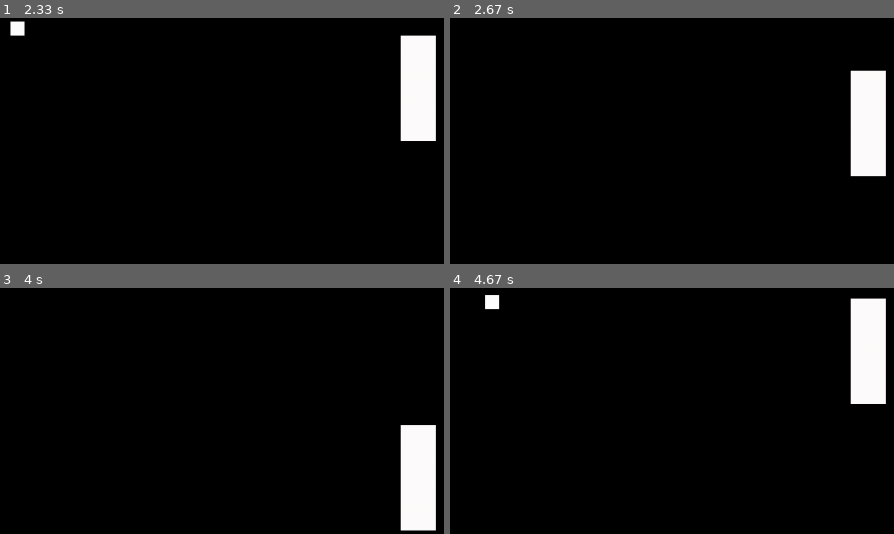
Above: before the commit, frames 1-4 (two rows, left to right).
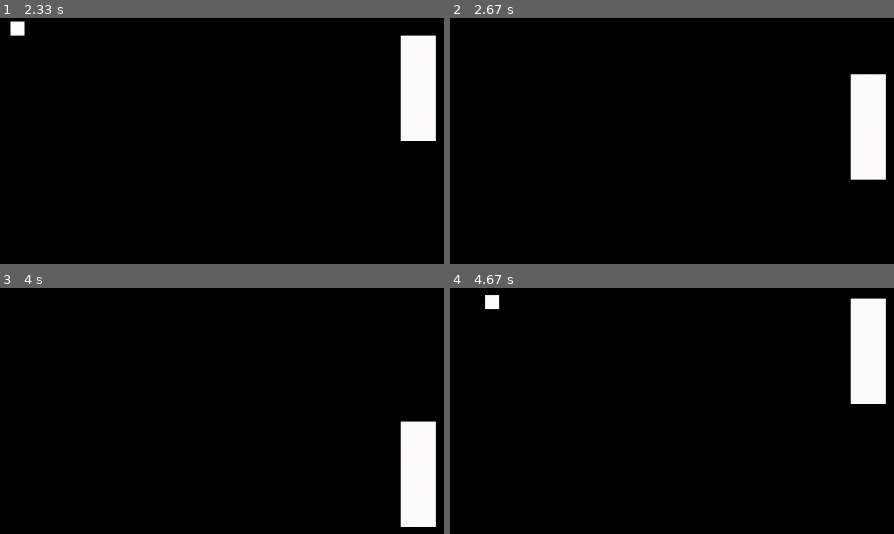
Above: after the commit, the same moments.

Repository: thais-bm/LPC--2024
Game: pygame game, started from atividade003/mypongpygame.py
Same seed, same stepped clock (60 frames per second), same inputs: the game is played once before the commit and once after it.
Inputs:
- Up to frame 1 (2.33 s): hold Up 0.33-0.8 s; hold Down 0.83-1.13 s; hold Up 1.17-1.53 s; hold Down 1.57-1.93 s; hold Up 1.97-2.27 s; hold Down from 2.3 s (still down)
- Up to frame 2 (2.67 s): release Down at 2.6 s; hold Up from 2.63 s (still down)
- Up to frame 3 (4 s): release Up at 3 s; hold Down 3.03-3.4 s; hold Up 3.43-3.73 s; hold Down from 3.77 s (still down)
- Up to frame 4 (4.67 s): release Down at 4.07 s; hold Up 4.1-4.47 s; hold Down from 4.5 s (still down)
The pictures show only the part of the screen within x 47-97%, y 50-100%; the shares and areas given below are measured in that part.

Frame 1 is identical in both runs. In frame 2, 0.3% of the frame differs, in the area x 90-99%, y 21-66%; in frame 3, 0.3%; in frame 4, nothing differs.

Commit message:
P2's reaction is random

Diff:
--- a/atividade003/mypongpygame.py
+++ b/atividade003/mypongpygame.py
@@ -146,12 +146,12 @@
             player_1_y = 570
 
         # player 2 "Artificial Intelligence"
-        if ball_y > player_2_y+30:
+        if ball_y > player_2_y+random.randint(25,30):
             player_2_y += 5
             # player_2_y += random.uniform(3.1,4.5)
-        if ball_y < player_2_y-30:
+        if ball_y < player_2_y-random.randint(25,30):
             player_2_y -= 5
-            # player_2_y -= random.uniform(3.1,4.5)
+            # player_2_y -= random.uniform(4.0,5.0)
 
         if player_2_y <= 0:
             player_2_y = 0
